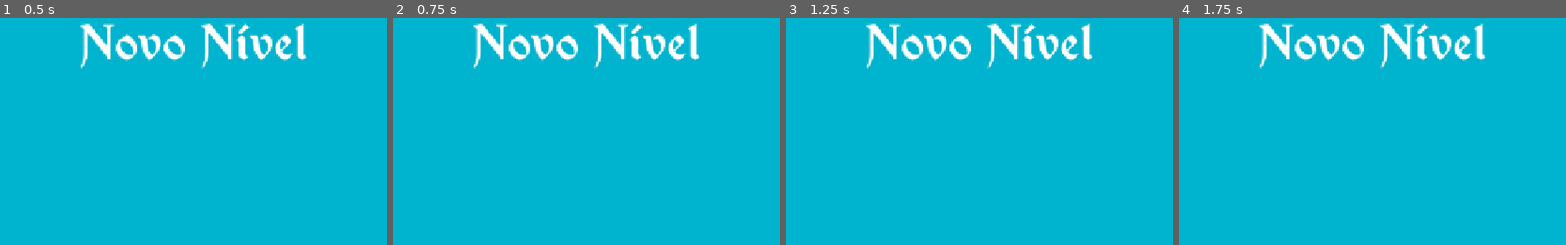
Above: before the commit, frames 1-4 (left to right).
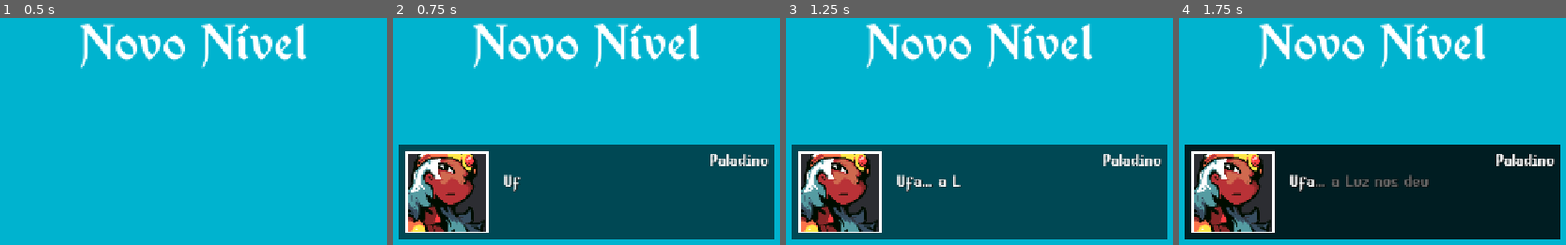
Above: after the commit, the same moments.

Repository: FateCoders/devops-atividade-jogo
Game: Godot game, scene res://Scenes/Levels/level.tscn
Two runs of this game, one before a commit and one after it. Both use one fixed random seed, a clock stepped at 60 frames per second and the inputs below. This scene is started directly instead of the project's main scene.
Inputs:
- Up to frame 1 (0.5 s): no input
- Up to frame 2 (0.75 s): tap Enter (ui_accept) at 0.5 s; hold Enter (ui_accept) from 0.53 s (still down); tap Space (ui_select) at 0.6 s
- Up to frame 3 (1.25 s): keep holding Enter (ui_accept)
- Up to frame 4 (1.75 s): release Enter (ui_accept) at 1.28 s; tap Enter (ui_accept) at 1.35, 1.52 s; tap Space (ui_select) at 1.55 s

Frame 1 is identical in both runs. In frame 2, 41% of the frame differs, in the area x 1-99%, y 55-98%; in frame 3, 41%; in frame 4, 41%.

Commit message:
Add dialog system and assets for character conversations
Introduces a new dialog system with DialogScreen scene and script, including dialog data and logic in level.gd. Adds faceset sprites, font, and import files for UI, as well as updates to the level scene to support HUD and dialog display. Removes an unused default sprite text file.

Diff:
--- a/Scenes/Levels/level.tscn
+++ b/Scenes/Levels/level.tscn
@@ -8,8 +8,9 @@
 font = ExtResource("1_f1n8c")
 font_size = 80
 
-[node name="Level" type="Node2D"]
+[node name="Level" type="Node2D" node_paths=PackedStringArray("_hud")]
 script = ExtResource("1_yjxcc")
+_hud = NodePath("HUD")
 
 [node name="Background" type="ColorRect" parent="."]
 anchors_preset = 15
@@ -47,3 +48,5 @@
 
 [node name="pause_menu" parent="." instance=ExtResource("3_yjxcc")]
 visible = false
+
+[node name="HUD" type="CanvasLayer" parent="."]
--- /dev/null
+++ b/Scenes/UI/dialog_screen.tscn
@@ -0,0 +1,99 @@
+[gd_scene load_steps=5 format=3 uid="uid://boh7y5cx37ols"]
+
+[ext_resource type="Script" uid="uid://2bk5jyc46b3o" path="res://Scripts/UI/dialog_screen.gd" id="1_0rfuu"]
+[ext_resource type="Texture2D" uid="uid://dpqmynn8nroey" path="res://Scenes/UI/Assets/Sprites/paladin_faceset.png" id="1_ga0ek"]
+[ext_resource type="FontFile" uid="uid://dqit2ah33slvf" path="res://Scenes/UI/Assets/Fonts/EquipmentPro.ttf" id="2_0rfuu"]
+
+[sub_resource type="LabelSettings" id="LabelSettings_kesuh"]
+line_spacing = 0.0
+font = ExtResource("2_0rfuu")
+font_size = 32
+shadow_color = Color(0, 0, 0, 0.6)
+
+[node name="DialogScreen" type="Control" node_paths=PackedStringArray("_name", "_dialog", "_faceset")]
+custom_minimum_size = Vector2(320, 80)
+layout_mode = 3
+anchors_preset = 7
+anchor_left = 0.5
+anchor_top = 1.0
+anchor_right = 0.5
+anchor_bottom = 1.0
+offset_left = -320.0
+offset_top = -180.0
+offset_right = 320.0
+offset_bottom = -20.0
+grow_horizontal = 2
+grow_vertical = 0
+script = ExtResource("1_0rfuu")
+_name = NodePath("bg/HContainer/VContainer/Name")
+_dialog = NodePath("bg/HContainer/VContainer/Dialog")
+_faceset = NodePath("bg/HContainer/Border/Faceset")
+
+[node name="bg" type="ColorRect" parent="."]
+layout_mode = 1
+anchors_preset = 15
+anchor_right = 1.0
+anchor_bottom = 1.0
+grow_horizontal = 2
+grow_vertical = 2
+color = Color(0, 0, 0, 0.596078)
+
+[node name="HContainer" type="HBoxContainer" parent="bg"]
+custom_minimum_size = Vector2(620, 140)
+layout_mode = 1
+anchors_preset = 8
+anchor_left = 0.5
+anchor_top = 0.5
+anchor_right = 0.5
+anchor_bottom = 0.5
+offset_left = -300.0
+offset_top = -70.0
+offset_right = 300.0
+offset_bottom = 70.0
+grow_horizontal = 2
+grow_vertical = 2
+
+[node name="Border" type="ColorRect" parent="bg/HContainer"]
+custom_minimum_size = Vector2(144, 0)
+layout_mode = 2
+
+[node name="Faceset" type="TextureRect" parent="bg/HContainer/Border"]
+custom_minimum_size = Vector2(130, 135)
+layout_mode = 1
+anchors_preset = 8
+anchor_left = 0.5
+anchor_top = 0.5
+anchor_right = 0.5
+anchor_bottom = 0.5
+offset_left = -67.5
+offset_top = -67.5
+offset_right = 67.5
+offset_bottom = 67.5
+grow_horizontal = 2
+grow_vertical = 2
+texture = ExtResource("1_ga0ek")
+expand_mode = 1
+stretch_mode = 5
+
+[node name="VContainer" type="VBoxContainer" parent="bg/HContainer"]
+layout_mode = 2
+size_flags_horizontal = 10
+size_flags_vertical = 0
+
+[node name="Name" type="Label" parent="bg/HContainer/VContainer"]
+layout_mode = 2
+text = "Soldier"
+label_settings = SubResource("LabelSettings_kesuh")
+horizontal_alignment = 2
+vertical_alignment = 1
+
+[node name="Dialog" type="RichTextLabel" parent="bg/HContainer/VContainer"]
+custom_minimum_size = Vector2(450, 100)
+layout_mode = 2
+size_flags_vertical = 3
+theme_override_colors/font_shadow_color = Color(0, 0, 0, 1)
+theme_override_constants/shadow_offset_y = 1
+theme_override_constants/shadow_offset_x = 1
+theme_override_fonts/normal_font = ExtResource("2_0rfuu")
+theme_override_font_sizes/normal_font_size = 32
+text = "Jesus eu te amo"
--- a/Scripts/Levels/level.gd
+++ b/Scripts/Levels/level.gd
@@ -1,22 +1,62 @@
-# level.gd
-extends Node2D # Ou o tipo do seu nó raiz (Node, Control, etc.)
+extends Node2D
+class_name Level
 
-# Pega uma referência à instância do PauseMenu que você adicionou na cena.
-# @onready garante que a variável será preenchida apenas quando o nó estiver pronto.
-@onready var pause_menu = $PauseMenu
+const _DIALOG_SCREEN: PackedScene = preload("res://Scenes/UI/dialog_screen.tscn")
+var _dialog_data: Dictionary = {
+	0:{
+		"faceset": "res://Scenes/UI/Assets/Sprites/paladin_faceset.png",
+		"dialog": "Ufa... a Luz nos deu forças mais uma vez. Os camponeses agora podem dormir em paz.",
+		"title": "Paladino"
+	},
 
-# Esta função especial do Godot escuta por inputs que não foram "consumidos"
-# pelo jogo, como cliques em botões. É o lugar perfeito para a lógica de pause.
-func _unhandled_input(event: InputEvent) -> void:
-	# 1. Verifica se a tecla pressionada corresponde à nossa ação "ui_pause" (o ESC).
-	if event.is_action_pressed("ui_pause"):
+	1: {
+		"faceset": "res://Scenes/UI/Assets/Sprites/warrior_faceset.png",
+		"dialog": "Paz... por enquanto. Mais dessas pragas sairão das tocas em uma semana. É sempre assim.",
+		"title": "Guerreiro"
+	},
 
-		# 2. Inverte o estado de "pausado" da árvore de cenas do jogo.
-		# Se estava 'false', vira 'true'. Se estava 'true', vira 'false'.
-		get_tree().paused = not get_tree().paused
+	2:{
+		"faceset": "res://Scenes/UI/Assets/Sprites/paladin_faceset.png",
+		"dialog": "Sua fé é tão afiada quanto sua lâmina, vejo. Tenha esperança! Cada ato de justiça fortalece o bem.",
+		"title": "Paladino"
+	},
 
-		# 3. Mostra ou esconde o menu de acordo com o novo estado.
-		if get_tree().paused:
-			pause_menu.show()
-		else:
-			pause_menu.hide()
+	3: {
+		"faceset": "res://Scenes/UI/Assets/Sprites/warrior_faceset.png",
+		"dialog": "Esperança não enche a barriga nem conserta uma armadura. O que fortalece o bem é um machado bem manejado.",
+		"title": "Guerreiro"
+	},
+
+	4:{
+		"faceset": "res://Scenes/UI/Assets/Sprites/paladin_faceset.png",
+		"dialog": "Talvez. Mas é a esperança que nos move a empunhar esse machado pela causa certa. Um não vive sem o outro.",
+		"title": "Paladino"
+	},
+
+	5: {
+		"faceset": "res://Scenes/UI/Assets/Sprites/warrior_faceset.png",
+		"dialog": "Hmpf. Fale por você. Eu luto pelo tilintar do ouro. Mas admito... ver aqueles desgraçados correndo faz o trabalho valer a pena.",
+		"title": "Guerreiro"
+	},
+
+	6:{
+		"faceset": "res://Scenes/UI/Assets/Sprites/paladin_faceset.png",
+		"dialog": "Ainda há nobreza em seu coração, amigo. Vamos, a recompensa nos aguarda, e você poderá comprar todo o hidromel que desejar.",
+		"title": "Paladino"
+	},
+
+	7: {
+		"faceset": "res://Scenes/UI/Assets/Sprites/warrior_faceset.png",
+		"dialog": "Agora você falou a minha língua! Vamos logo, antes que a taverna feche.",
+		"title": "Guerreiro"
+	}
+}
+
+@export_category("Objects")
+@export var _hud: CanvasLayer = null
+
+func _process(delta: float) -> void:
+	if Input.is_action_just_pressed("ui_select"):
+		var _new_dialog: DialogScreen = _DIALOG_SCREEN.instantiate()
+		_new_dialog.data = _dialog_data
+		_hud.add_child(_new_dialog)
--- /dev/null
+++ b/Scripts/UI/dialog_screen.gd
@@ -0,0 +1,40 @@
+extends Control
+class_name DialogScreen
+
+var _step: float = 0.05
+
+var _id: int = 0
+var data: Dictionary = {}
+
+@export_category("Objects")
+@export var _name: Label = null
+@export var _dialog: RichTextLabel = null
+@export var _faceset: TextureRect = null
+
+# Called when the node enters the scene tree for the first time.
+func _ready() -> void:
+	_initialize_dialog()
+
+func _process(_delta: float) -> void:
+	if Input.is_action_pressed("ui_accept") and _dialog.visible_ratio < 1:
+		_step = 0.01
+		return
+
+	_step = 0.05
+	if Input.is_action_just_pressed("ui_accept"):
+		_id += 1
+		if _id == data.size():
+			queue_free()
+			return
+
+		_initialize_dialog()
+
+func _initialize_dialog() -> void:
+	_name.text = data[_id]["title"]
+	_dialog.text = data[_id]["dialog"]
+	_faceset.texture = load(data[_id]['faceset'])
+
+	_dialog.visible_characters = 0
+	while _dialog.visible_ratio < 1:
+		await get_tree().create_timer(_step).timeout
+		_dialog.visible_characters += 1
Not shown, added: Assets/Tilesets/Citizens/exported/static/citizen_01.png.import
Not shown, added: Assets/Tilesets/Citizens/exported/static/citizen_02.png.import
Not shown, added: Assets/Tilesets/Citizens/exported/static/citizen_03.png.import
Not shown, added: Assets/Tilesets/Citizens/exported/static/citizen_04.png.import
Not shown, added: Assets/Tilesets/Citizens/exported/static/citizen_05.png.import
Not shown, added: Assets/Tilesets/Citizens/exported/static/citizen_06.png.import
Not shown, added: Assets/Tilesets/Citizens/exported/static/citizen_07.png.import
Not shown, added: Assets/Tilesets/Citizens/exported/static/citizen_08.png.import
Not shown, added: Assets/Tilesets/Citizens/exported/static/citizen_09.png.import
Not shown, added: Assets/Tilesets/Terrain/Grass/exported/grama-lisa-bottom-outline-left.png.import
Not shown, added: Assets/Tilesets/Terrain/Grass/exported/grama-lisa-bottom-outline-right.png.import
Not shown, added: Assets/Tilesets/Terrain/Grass/exported/grama-lisa-bottom.png.import
(and 14 more such lines)
